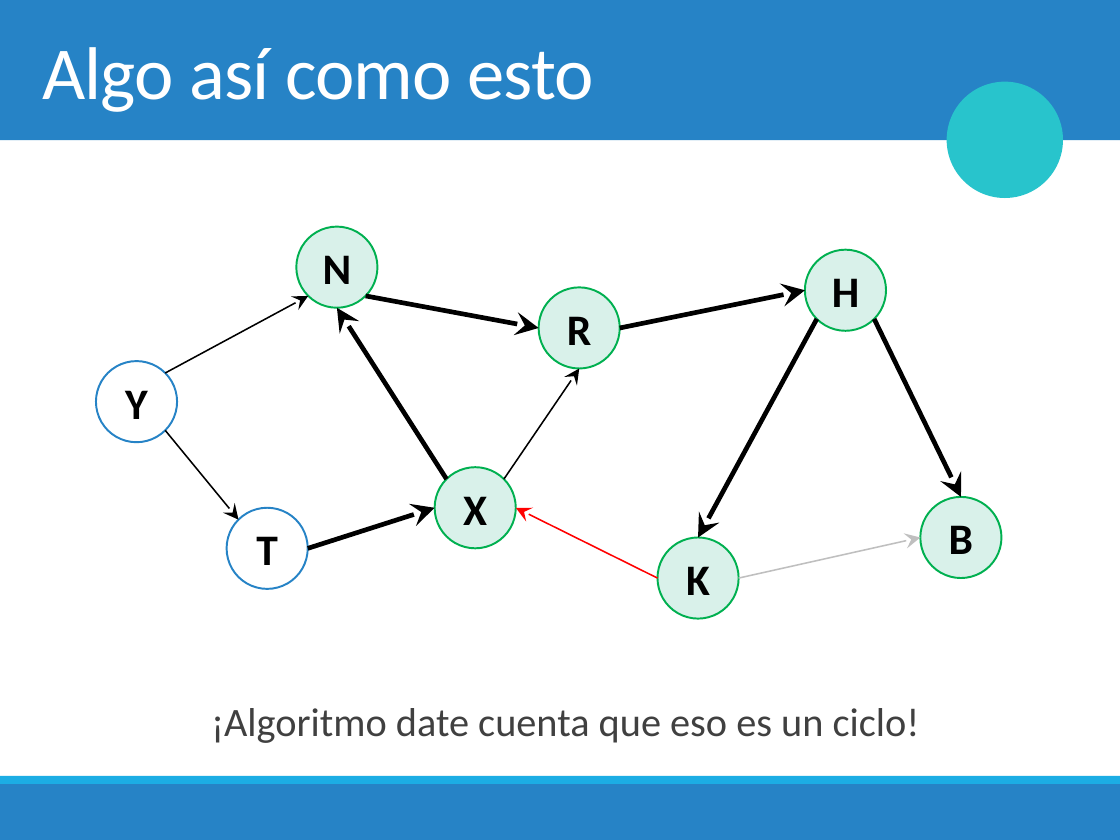
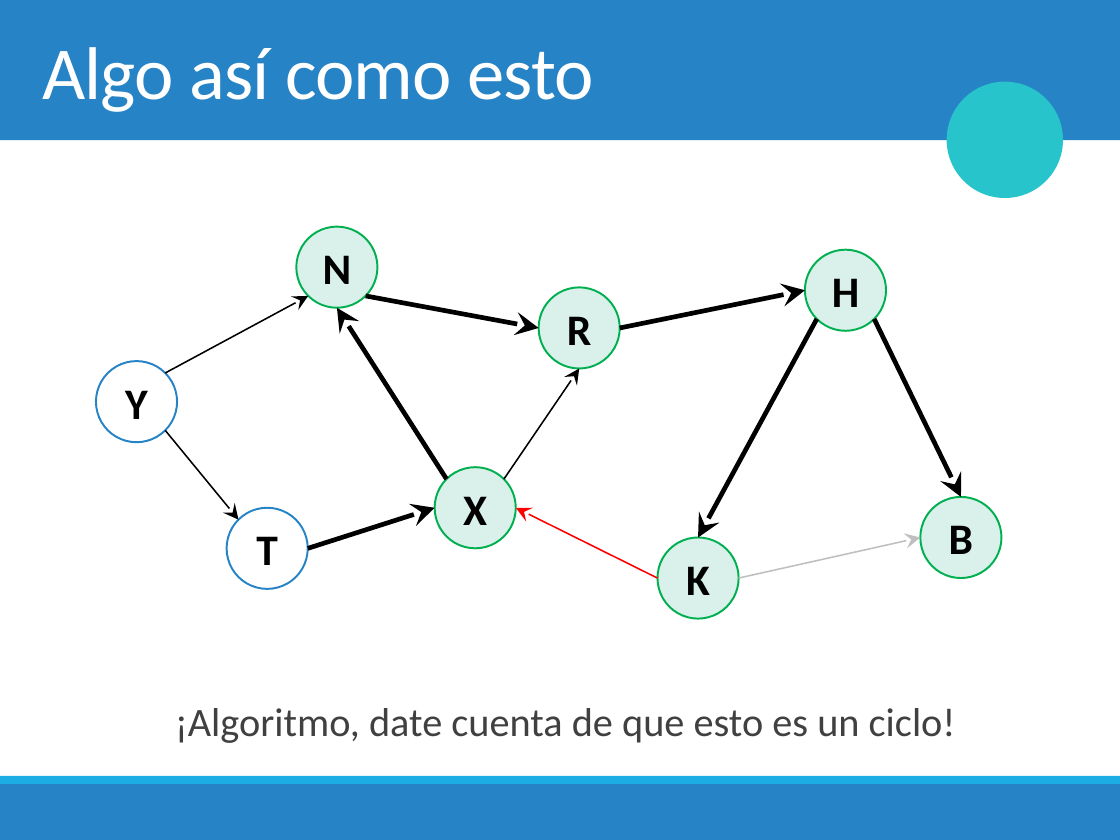
Before and after one commit to mplazadelosreyes/2018-2, a slide deck: slide 32 of Clases/13. Grafos & Depth First Search.pptx. Drawn at 1120x840 pixels with LibreOffice and Linux fonts; fonts in the diff are those of the drawing; background and template pictures are left out. Boxes give left, top, right and bottom in pixels: in the first picture for what was removed or moved away, otherwise in the second. Text is boxed around its words. In the diff, an @@ line names an element or a change of style, - is before the commit and + after.

```diff
--- a/Clases/13. Grafos & Depth First Search.pptx
+++ b/Clases/13. Grafos & Depth First Search.pptx
@@ text at (x1=175, y1=708, x2=956, y2=743): text changed @@
-  ¡Algoritmo date cuenta que eso es un ciclo!
+  ¡Algoritmo, date cuenta de que esto es un ciclo!
```
Also in this commit, not shown: 41 other slides changed, 23 slides added, 1 slide removed, 5 other files.
